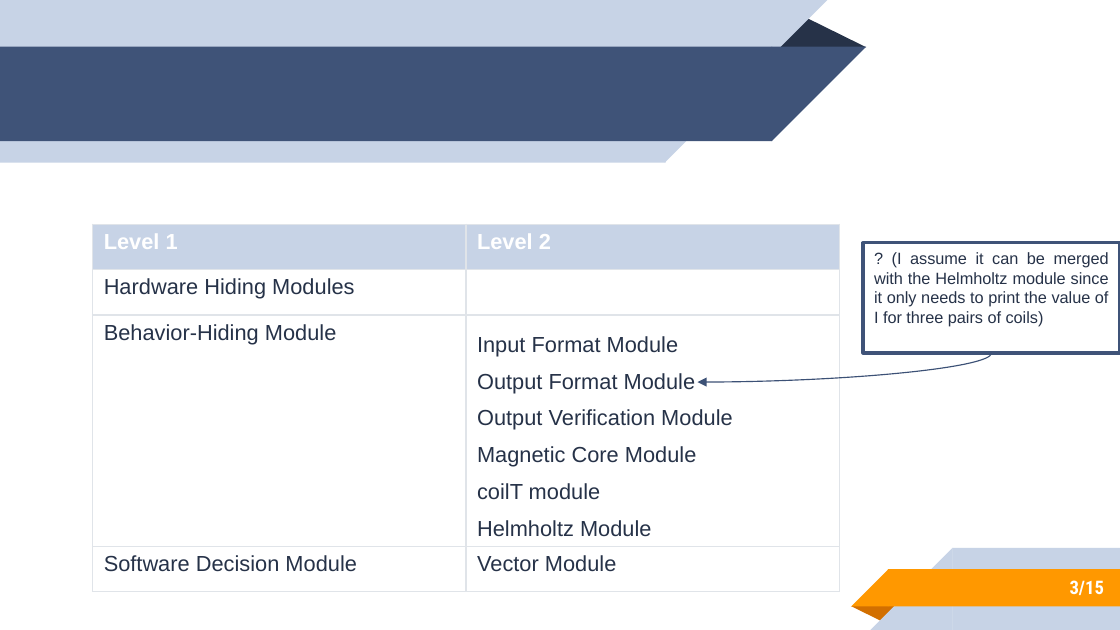
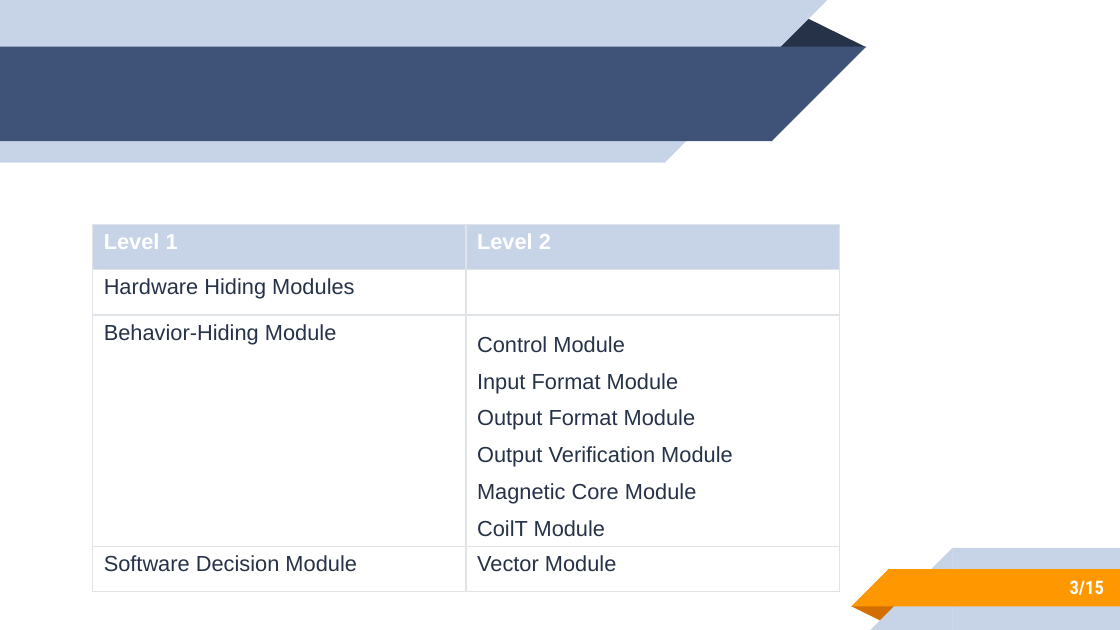
Before and after one commit to rnorouziani/3D-H3C, a slide deck: slide 3 of docs/Presentations/MG-MIS/MG-MIS.pptx. Drawn at 1120x630 pixels with LibreOffice and Linux fonts; fonts in the diff are those of the drawing. Boxes give left, top, right and bottom in pixels: in the first picture for what was removed or moved away, otherwise in the second. Text is boxed around its words. In the diff, an @@ line names an element or a change of style, - is before the commit and + after.

```diff
--- a/docs/Presentations/MG-MIS/MG-MIS.pptx
+++ b/docs/Presentations/MG-MIS/MG-MIS.pptx
@@ table at box(93, 224, 839, 601) @@
-row 3, column 2: Input Format Module / Output Format Module / Output Verification Module / Magnetic Core Module / coilT module / Helmholtz Module
+row 3, column 2: Control Module / Input Format Module / Output Format Module / Output Verification Module / Magnetic Core Module / CoilT Module
@@ rectangle removed at box(864, 243, 1120, 353) @@
-? (I assume it can be merged with the Helmholtz module since it only needs to print the value of I for three pairs of coils)
@@ curved arrow removed from (991, 353) to (698, 382) @@
```
Also in this commit, not shown: 9 other slides changed.
